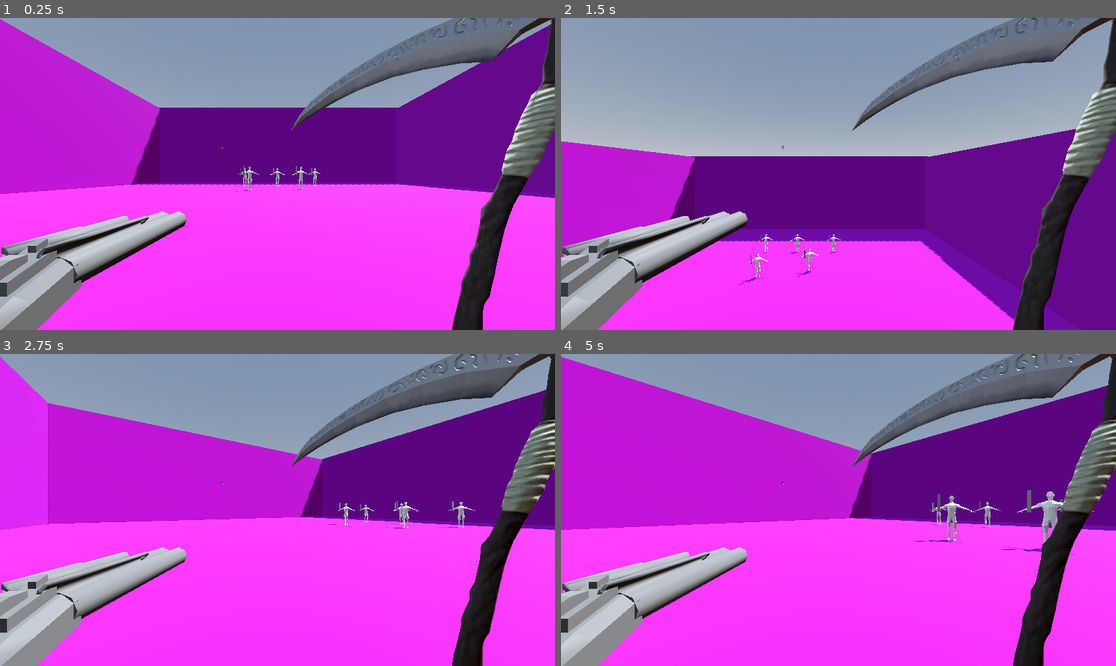
Above: before the commit, frames 1-4 (two rows, left to right).
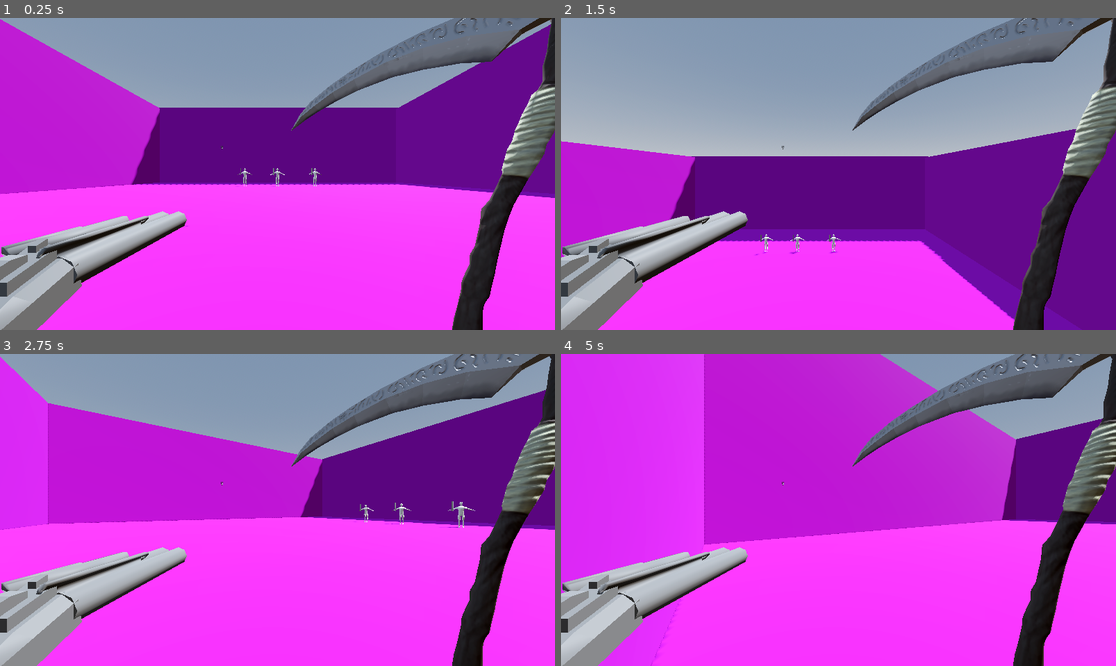
Above: after the commit, the same moments.

Repository: SeminixDev/pandora-boomer-shooter
Game: Godot game, scene res://World/world.tscn
Same seed, same stepped clock (60 frames per second), same inputs: the game is played once before the commit and once after it.
Inputs:
- Up to frame 1 (0.25 s): no input
- Up to frame 2 (1.5 s): tap Enter at 0.5 s; hold Right (right1) 0.53-1.28 s; hold S (down2) 0.53-1.28 s; hold Down (down1) from 1.28 s (still down); tap S (down2) at 1.35 s
- Up to frame 3 (2.75 s): release Down (down1) at 2.03 s; hold Right (right1) from 2.03 s (still down); hold A (left2) from 2.03 s (still down); tap S (down2) at 2.3 s
- Up to frame 4 (5 s): release Right (right1) at 2.78 s; release A (left2) at 2.78 s; hold Up (up1) 2.78-3.53 s; tap D (right2) at 2.85 s; tap S (down2) at 3.05, 4.35 s; hold S (down2) 3.53-4.28 s; hold Left (left1) from 3.53 s (still down); tap W (up2) at 3.6 s

The runs differ from the first frame. In frame 1, 0.1% of the frame differs, in the area x 42-56%, y 47-56%; in frame 2, 0.1%; in frame 3, 0.1%; in frame 4, 39%, in the area x 0-100%, y 0-100%.

Commit message:
Primary melee fully implemented

Diff:
--- a/Enemy/enemy.gd
+++ b/Enemy/enemy.gd
@@ -156,7 +156,7 @@
 		stun_timer = stun_duration
 
 	if knockback != Vector3.ZERO:
-		velocity = knockback
+		velocity += knockback
 
 	if current_health <= 0:
 		die()
--- a/Player/Player.tscn
+++ b/Player/Player.tscn
@@ -12,11 +12,92 @@
 
 [sub_resource type="CapsuleShape3D" id="CapsuleShape3D_vtle1"]
 radius = 0.31884766
-height = 1.7662898
+height = 4.3030615
 
 [sub_resource type="CapsuleShape3D" id="CapsuleShape3D_od3ui"]
-radius = 0.28808594
-height = 0.86782837
+radius = 0.6123047
+height = 1.2246094
+
+[sub_resource type="Animation" id="Animation_vtle1"]
+length = 0.001
+tracks/0/type = "value"
+tracks/0/imported = false
+tracks/0/enabled = true
+tracks/0/path = NodePath("ScytheAnimationPivot:rotation")
+tracks/0/interp = 1
+tracks/0/loop_wrap = true
+tracks/0/keys = {
+"times": PackedFloat32Array(0),
+"transitions": PackedFloat32Array(1),
+"update": 0,
+"values": [Vector3(0, 0, 0)]
+}
+tracks/1/type = "value"
+tracks/1/imported = false
+tracks/1/enabled = true
+tracks/1/path = NodePath("ScytheAnimationPivot:position")
+tracks/1/interp = 1
+tracks/1/loop_wrap = true
+tracks/1/keys = {
+"times": PackedFloat32Array(0),
+"transitions": PackedFloat32Array(1),
+"update": 0,
+"values": [Vector3(0, 0, 0)]
+}
+
+[sub_resource type="Animation" id="Animation_od3ui"]
+resource_name = "melee_swing"
+length = 0.7
+tracks/0/type = "method"
+tracks/0/imported = false
+tracks/0/enabled = true
+tracks/0/path = NodePath(".")
+tracks/0/interp = 1
+tracks/0/loop_wrap = true
+tracks/0/keys = {
+"times": PackedFloat32Array(0.2, 0.4, 0.7),
+"transitions": PackedFloat32Array(1, 1, 1),
+"values": [{
+"args": [true],
+"method": &"set_quick_active"
+}, {
+"args": [false],
+"method": &"set_quick_active"
+}, {
+"args": [],
+"method": &"finish_attack"
+}]
+}
+tracks/1/type = "value"
+tracks/1/imported = false
+tracks/1/enabled = true
+tracks/1/path = NodePath("ScytheAnimationPivot:rotation")
+tracks/1/interp = 2
+tracks/1/loop_wrap = true
+tracks/1/keys = {
+"times": PackedFloat32Array(0, 0.2, 0.28, 0.36666667, 0.7),
+"transitions": PackedFloat32Array(1, 1, 1, 1.8660663, 1),
+"update": 0,
+"values": [Vector3(0, 0, 0), Vector3(0, -0.6981317, 1.2217305), Vector3(0, 0.5965528, 1.3061907), Vector3(0, 2.0943952, 1.2217305), Vector3(0, 0, 0)]
+}
+tracks/2/type = "value"
+tracks/2/imported = false
+tracks/2/enabled = true
+tracks/2/path = NodePath("ScytheAnimationPivot:position")
+tracks/2/interp = 2
+tracks/2/loop_wrap = true
+tracks/2/keys = {
+"times": PackedFloat32Array(0, 0.2, 0.2001, 0.28, 0.36666667, 0.7),
+"transitions": PackedFloat32Array(1, 1, 1, 1, 1, 1),
+"update": 0,
+"values": [Vector3(0, 0, 0), Vector3(0, 0.7, 0), Vector3(0, 0.7, 0), Vector3(-0.421, 0.542, 1.012), Vector3(0.62, 0.28, 0.725), Vector3(0, 0, 0)]
+}
+
+[sub_resource type="AnimationLibrary" id="AnimationLibrary_00tjw"]
+_data = {
+&"RESET": SubResource("Animation_vtle1"),
+&"melee_swing": SubResource("Animation_od3ui")
+}
 
 [sub_resource type="BoxShape3D" id="BoxShape3D_vtle1"]
 size = Vector3(4.5080833, 1.9420166, 4.860382)
@@ -57,6 +138,7 @@
 script = ExtResource("4_fhl08")
 
 [node name="ScytheAnimationPivot" type="Node3D" parent="Scythe" unique_id=1057816683]
+transform = Transform3D(0.99999994, 0, 0, 0, 1, 0, 0, 0, 1, 0, 0, 0)
 
 [node name="ScytheModel" parent="Scythe/ScytheAnimationPivot" unique_id=1176573865 instance=ExtResource("3_gwnis")]
 transform = Transform3D(0.20000002, 0, 0, 0, 0.2, 0, 0, 0, 0.19999997, 0, 0, 0)
@@ -64,20 +146,30 @@
 [node name="PrimaryHitbox" type="Area3D" parent="Scythe/ScytheAnimationPivot/ScytheModel" unique_id=1976545439]
 unique_name_in_owner = true
 transform = Transform3D(3.16575, -1.7546598, -3.44952, -3.62116, 0.22971842, -3.4401212, 1.365732, 4.6763673, -1.1253346, -0.24932599, 6.174591, 0.5876745)
+collision_layer = 257
+collision_mask = 4
+monitoring = false
+monitorable = false
 
 [node name="HandleCollisionShape" type="CollisionShape3D" parent="Scythe/ScytheAnimationPivot/ScytheModel/PrimaryHitbox" unique_id=422786101]
-transform = Transform3D(0.37520602, -0.40468055, 0.058994323, -0.078880966, 0.006945151, 0.5493214, -0.40127754, -0.37975034, -0.052821115, 0.069464624, -0.35262376, 0.15466051)
+transform = Transform3D(0.37520602, -0.40468037, 0.058991253, -0.078880966, 0.006945135, 0.5493138, -0.40127754, -0.37975, -0.052821413, 0.3553877, -0.35753036, 0.4229695)
 shape = SubResource("CapsuleShape3D_vtle1")
 
 [node name="BladeCollisionShape" type="CollisionShape3D" parent="Scythe/ScytheAnimationPivot/ScytheModel/PrimaryHitbox" unique_id=839447474]
-transform = Transform3D(0.89563036, 0.4048227, -0.18428183, -0.3628108, 0.9045801, 0.22383621, 0.25731027, -0.13361642, 0.9570459, -0.06731063, -0.10701382, -0.055948198)
+transform = Transform3D(0.89562917, 0.40481877, -0.184282, -0.36281055, 0.90457356, 0.2238361, 0.2573094, -0.13361676, 0.9570453, -0.06731063, -0.1070137, -0.055948183)
 shape = SubResource("CapsuleShape3D_od3ui")
 
 [node name="ScytheAnimationPlayer" type="AnimationPlayer" parent="Scythe" unique_id=261785411]
+unique_name_in_owner = true
+libraries/ = SubResource("AnimationLibrary_00tjw")
 
 [node name="HeavyHitbox" type="Area3D" parent="." unique_id=1296783518]
 unique_name_in_owner = true
 transform = Transform3D(0.99999994, 0, 0, 0, 1, 0, 0, 0, 1, 0, 0, 1.4863567)
+collision_layer = 257
+collision_mask = 4
+monitoring = false
+monitorable = false
 
 [node name="CollisionShape3D" type="CollisionShape3D" parent="HeavyHitbox" unique_id=1109605369]
 transform = Transform3D(1, 0, 0, 0, 1, 0, 0, 0, 0.99999946, -0.03209116, 0.132, -3.0865748)
@@ -101,3 +193,6 @@
 [node name="AnimationPlayer" type="AnimationPlayer" parent="." unique_id=651748212]
 unique_name_in_owner = true
 libraries/ = SubResource("AnimationLibrary_gwnis")
+
+[connection signal="body_entered" from="Scythe/ScytheAnimationPivot/ScytheModel/PrimaryHitbox" to="Scythe" method="_on_primary_hitbox_body_entered"]
+[connection signal="body_entered" from="HeavyHitbox" to="Scythe" method="_on_heavy_hitbox_body_entered"]
--- a/Player/player.gd
+++ b/Player/player.gd
@@ -14,7 +14,7 @@
 var current_health: int = max_health
 
 @export_group("Melee Attack")
-@export var melee_damage: int = 20
+@export var melee_damage: int = 100
 @export var melee_cooldown: float = 0.6
 @export var heavy_charge_time: float = 0.3 # Time holding button to trigger heavy
 var time_since_last_melee: float = 0.0
@@ -40,6 +40,8 @@
 func _ready() -> void:
 	original_camera_rotation_x = camera.rotation.x
 
+	scythe.attack_finished.connect(_on_scythe_attack_finished)
+
 func _physics_process(delta: float) -> void:
 	if not is_on_floor() and current_state != State.HEAVY_SLAM:
 		velocity += get_gravity() * delta
@@ -54,7 +56,7 @@
 		State.NORMAL:
 			move(delta)
 		State.QUICK_ATTACK:
-			move(delta, 0.3) # Move at 30% speed
+			move(delta, 0.8) # Move at 30% speed
 		State.HEAVY_LEAP:
 			move(delta, 0.5) # Slight air control while leaping
 			if velocity.y <= 0: # Reached apex of leap
@@ -135,15 +137,6 @@
 	time_since_last_ranged = 0.0
 	gun.shoot()
 
-func melee() -> void:
-	# Handle cooldown
-	if time_since_last_melee < melee_cooldown:
-		return
-
-	time_since_last_melee = 0.0
-
-	animation_player.play("melee_swing")
-
 func take_damage(amount: int) -> void:
 	current_health -= amount
 	print_debug("Player took damage. Current Health: ", current_health)
@@ -157,21 +150,22 @@
 
 # --- State Actions ---
 
+func _on_scythe_attack_finished() -> void:
+	if current_state in [State.QUICK_ATTACK, State.HEAVY_SLAM]:
+		end_attack()
+
 func start_quick_attack() -> void:
 	current_state = State.QUICK_ATTACK
 	time_since_last_melee = 0.0
-	# Slight forward lunge
-	velocity += -transform.basis.z * 10.0
-	animation_player.play("melee_swing")
-	# Rely on the AnimationPlayer calling `end_attack()` when finished
+	velocity += -transform.basis.z * 20.0
+	scythe.play_quick_attack()
 
 func start_heavy_leap() -> void:
 	current_state = State.HEAVY_LEAP
 	time_since_last_melee = 0.0
-	# Launch up and slightly forward
-	velocity.y = 15.0
+	velocity.y += 15.0
 	velocity += -transform.basis.z * 5.0
-	animation_player.play("heavy_leap") # Play wind-up animation
+	scythe.play_heavy_leap()
 
 func start_heavy_slam() -> void:
 	current_state = State.HEAVY_SLAM
@@ -202,17 +196,12 @@
 		trigger_slam_impact()
 
 func trigger_slam_impact() -> void:
-	# Impact
-	camera.rotation.x = original_camera_rotation_x # Reset camera instantly
-	animation_player.play("heavy_slam_impact")
+	camera.rotation.x = original_camera_rotation_x
+	scythe.play_heavy_slam_impact()
 	scythe.set_heavy_active(true)
 
-	# TODO: Shake screen, spawn particles here in the future
-
-	# Disable hitbox and return to normal after brief delay
 	await get_tree().create_timer(0.2).timeout
 	scythe.set_heavy_active(false)
-	end_attack()
 
 func end_attack() -> void:
 	current_state = State.NORMAL
--- a/Weapons/scythe.gd
+++ b/Weapons/scythe.gd
@@ -1,35 +1,53 @@
 class_name Scythe extends Node3D
+
+signal attack_finished
 
 @export var quick_damage: int = 20
 @export var heavy_damage: int = 40
 
-@onready var quick_hitbox: Area3D = %PrimaryHitbox
+@onready var primary_hitbox: Area3D = %PrimaryHitbox
 @onready var heavy_hitbox: Area3D = %HeavyHitbox
+@onready var animation_player: AnimationPlayer = %ScytheAnimationPlayer
 
 func _ready() -> void:
 	# Ensure hitboxes are off by default
 	set_quick_active(false)
 	set_heavy_active(false)
 
-# Called by AnimationPlayer during the quick swing animation
+# --- Animation Triggers called by Player ---
+
+func play_quick_attack() -> void:
+	animation_player.play("melee_swing")
+
+func play_heavy_leap() -> void:
+	animation_player.play("heavy_leap")
+
+func play_heavy_slam_impact() -> void:
+	animation_player.play("heavy_slam_impact")
+
+# --- Called by AnimationPlayer Call Method Tracks ---
+
 func set_quick_active(active: bool) -> void:
-	quick_hitbox.monitoring = active
+	primary_hitbox.monitoring = active
 
-# Called by AnimationPlayer during the heavy slam impact
 func set_heavy_active(active: bool) -> void:
 	heavy_hitbox.monitoring = active
 
-func _on_quick_hitbox_body_entered(body: Node3D) -> void:
+func finish_attack() -> void:
+	# Called at the very end of the melee_swing and heavy_slam animations!
+	attack_finished.emit()
+
+func _on_primary_hitbox_body_entered(body: Node3D) -> void:
 	if body.has_method("apply_hit") and body != owner:
 		# Small pushback, tiny stun
-		var knockback = -global_transform.basis.z * 5.0
+		var knockback = global_transform.basis.z * 20.0
 		body.apply_hit(quick_damage, knockback, 0.4)
 
 func _on_heavy_hitbox_body_entered(body: Node3D) -> void:
 	if body.has_method("apply_hit") and body != owner:
 		# Launch into the air (Y-axis) + push away from impact center
 		var push_dir = (body.global_position - global_position)
-		push_dir.y = 0
+		push_dir.y = 0.0
 		push_dir = push_dir.normalized()
 
 		var knockback = (push_dir * 10.0) + (Vector3.UP * 15.0)
--- a/World/world.tscn
+++ b/World/world.tscn
@@ -73,20 +73,8 @@
 [node name="Enemy2" parent="Enemies" unique_id=1120158493 instance=ExtResource("2_8a836")]
 transform = Transform3D(-0.9806762, 0, -0.19563816, 0, 1, 0, 0.19563816, 0, -0.9806762, -3.7650156, 1, -10.566)
 
-[node name="Enemy3" parent="Enemies" unique_id=1854641441 instance=ExtResource("2_8a836")]
-transform = Transform3D(-0.9806762, 0, -0.19563816, 0, 1, 0, 0.19563816, 0, -0.9806762, 2.1677938, 1, -6.256089)
-is_ranged = true
-attack_range = 10.0
-attack_cooldown = 1.5
-
 [node name="Enemy4" parent="Enemies" unique_id=1538839082 instance=ExtResource("2_8a836")]
 transform = Transform3D(-0.9806762, 0, -0.19563816, 0, 1, 0, 0.19563816, 0, -0.9806762, 4.330942, 1, -10.566)
-
-[node name="Enemy5" parent="Enemies" unique_id=725443022 instance=ExtResource("2_8a836")]
-transform = Transform3D(-0.9806762, 0, -0.19563816, 0, 1, 0, 0.19563816, 0, -0.9806762, -2.3956654, 1, -5.1152267)
-is_ranged = true
-attack_range = 10.0
-attack_cooldown = 1.5
 
 [node name="Environment" type="Node" parent="." unique_id=2127158984]
 
